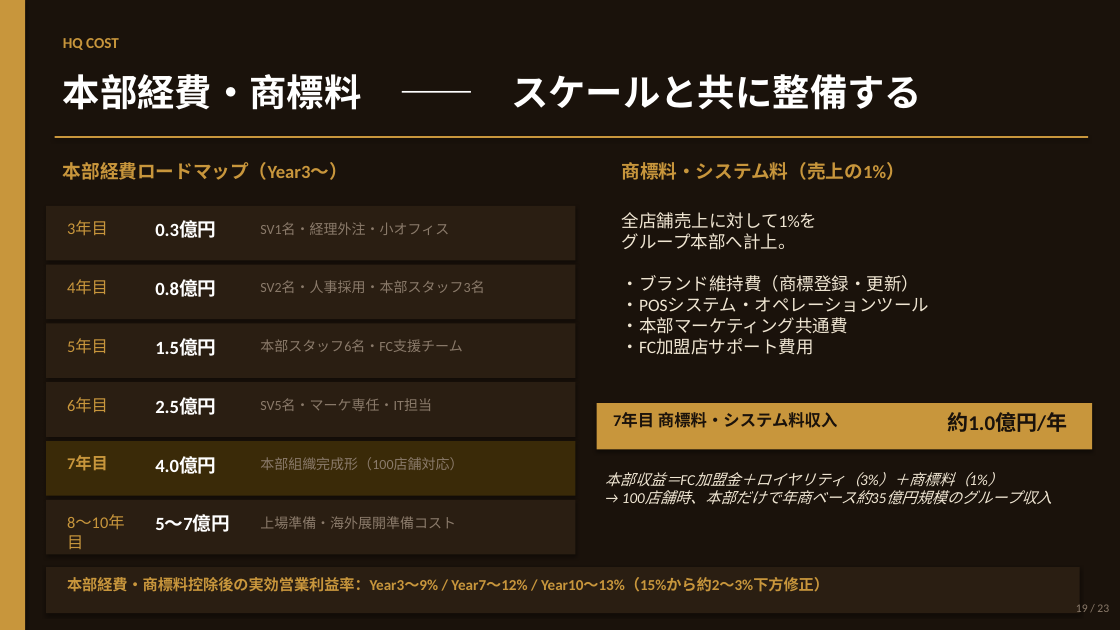
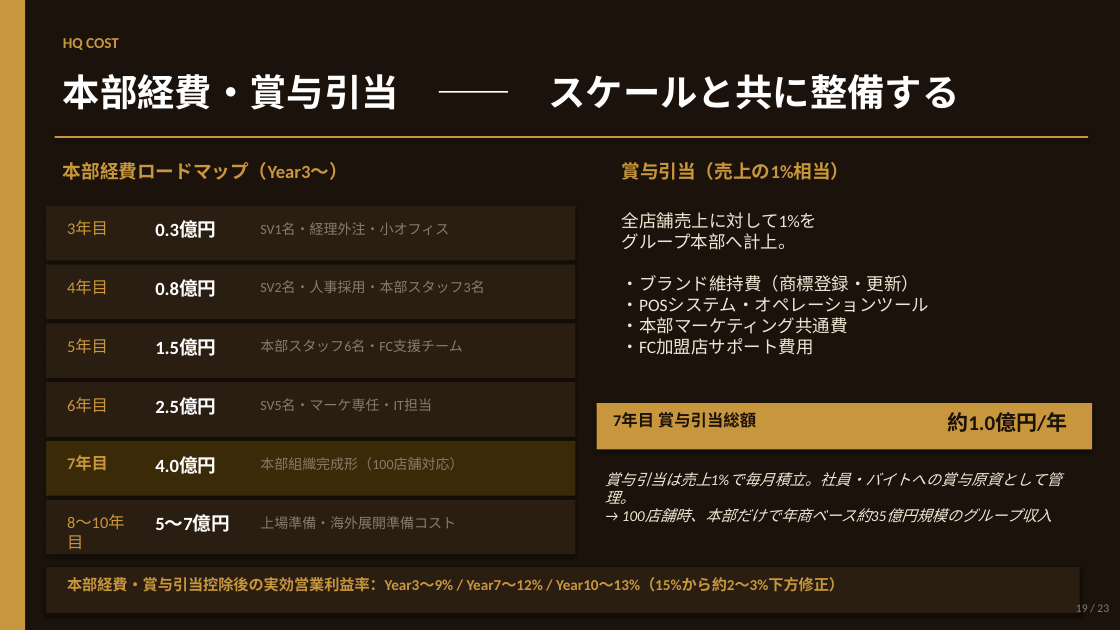
Before and after one commit to hunkotusaisinryo-lab/test-repo, a slide deck: slide 19 of reports/肉酒場然_事業計画書_20260605.pptx. Drawn at 1120x630 pixels with LibreOffice and Linux fonts; fonts in the diff are those of the drawing. Boxes give left, top, right and bottom in pixels: in the first picture for what was removed or moved away, otherwise in the second. Text is boxed around its words. In the diff, an @@ line names an element or a change of style, - is before the commit and + after.

```diff
--- a/reports/肉酒場然_事業計画書_20260605.pptx
+++ b/reports/肉酒場然_事業計画書_20260605.pptx
@@ text at [63,74,960,110]: text changed @@
-本部経費・商標料 ―― スケールと共に整備する
+本部経費・賞与引当 ―― スケールと共に整備する
@@ text at [622,162,850,180]: text changed @@
-商標料・システム料（売上の1%）
+賞与引当（売上の1%相当）
@@ text at [613,412,756,428]: text changed @@
-7年目 商標料・システム料収入
+7年目 賞与引当総額
@@ text at [605,472,1061,523]: text changed @@
-本部収益＝FC加盟金＋ロイヤリティ（3%）＋商標料（1%）
-→ 100店舗時、本部だけで年商ベース約35億円規模のグループ収入
+賞与引当は売上1%で毎月積立。社員・バイトへの賞与原資として管理。
+→ 100店舗時、本部だけで年商ベース約35億円規模のグループ収入
@@ text at [67,577,844,592]: text changed @@
-本部経費・商標料控除後の実効営業利益率：Year3〜9% / Year7〜12% / Year10〜13%（15%から約2〜3%下方修正）
+本部経費・賞与引当控除後の実効営業利益率：Year3〜9% / Year7〜12% / Year10〜13%（15%から約2〜3%下方修正）
```
Also in this commit, not shown: 2 other slides changed, 1 other file.
